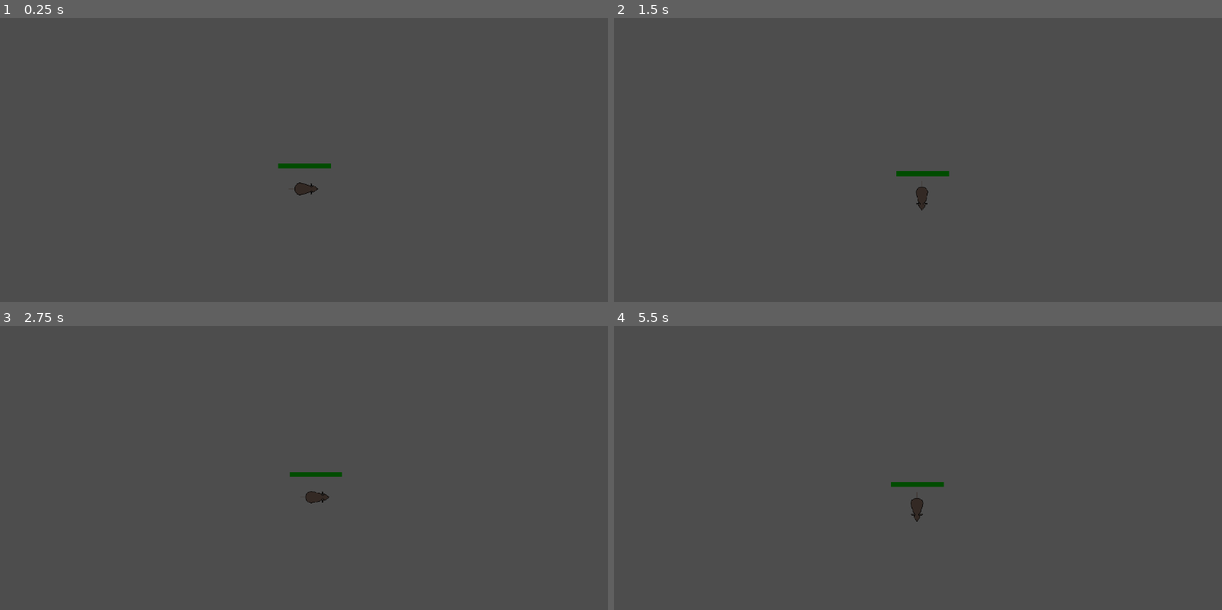
Above: before the commit, frames 1-4 (two rows, left to right).
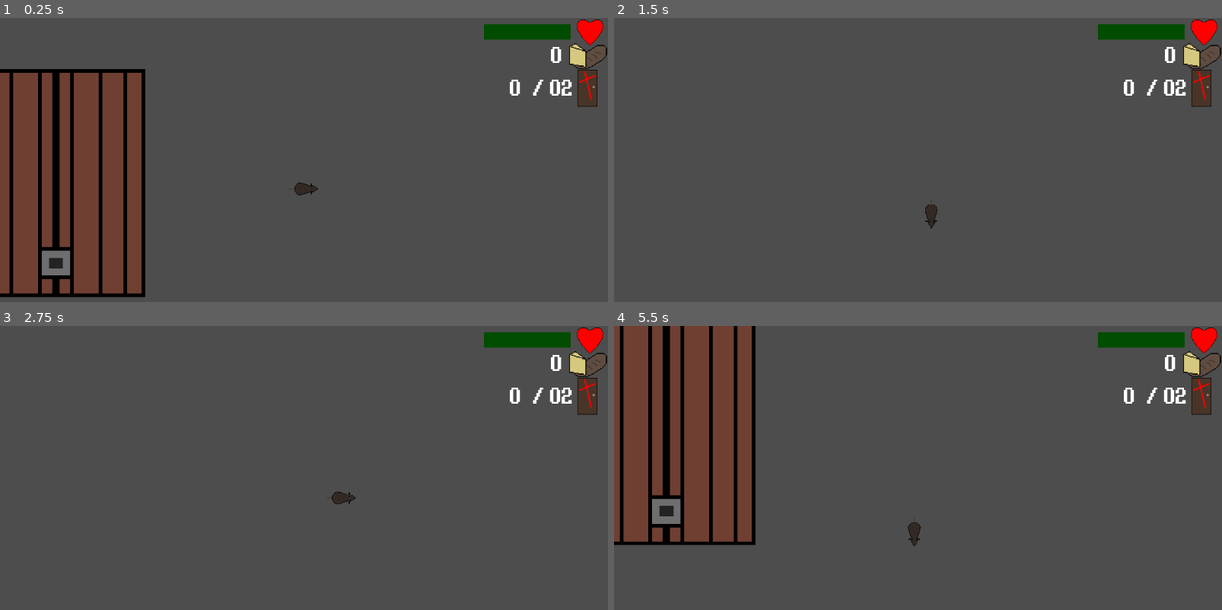
Above: after the commit, the same moments.

Repository: Ex-4/ludum-dare-56
Game: Godot game, scene res://Scenes/main_level.tscn
Two runs of this game, one before a commit and one after it. Both use one fixed random seed, a clock stepped at 60 frames per second and the inputs below. Before the commit the project starts from res://Scenes/Player.tscn.
Inputs:
- Up to frame 1 (0.25 s): no input
- Up to frame 2 (1.5 s): tap Enter at 0.5 s; hold D (move_right) 0.53-1.28 s; tap E (interact, bound only after the commit) at 0.6, 1.35 s; hold S (move_down) from 1.28 s (still down)
- Up to frame 3 (2.75 s): tap Space at 2 s; release S (move_down) at 2.03 s; hold D (move_right) from 2.03 s (still down); tap E (interact, bound only after the commit) at 2.1 s
- Up to frame 4 (5.5 s): release D (move_right) at 2.78 s; hold W (move_up) 2.78-3.53 s; tap E (interact, bound only after the commit) every 0.75 s from 2.85 to 5.1 s; tap Enter at 3.5 s; hold A (move_left) 3.53-5.03 s; hold S (move_down) from 5.03 s (still down)

The runs differ from the first frame. In frame 1, 21% of the frame differs, in the area x 0-100%, y 0-99%; in frame 2, 2.5%; in frame 3, 2.5%; in frame 4, 20%.

Commit message:
house, hud, interaction, inventory

Diff:
--- a/Scenes/Player.tscn
+++ b/Scenes/Player.tscn
@@ -1,50 +1,48 @@
-[gd_scene load_steps=6 format=3 uid="uid://dnhejpbf2qwv1"]
+[gd_scene load_steps=4 format=3 uid="uid://dnhejpbf2qwv1"]
 
 [ext_resource type="Script" path="res://Scripts/Player.gd" id="1_vgu8f"]
 [ext_resource type="Texture2D" uid="uid://jp2aqrix4w6x" path="res://Assets/Sprites/rata-1.png" id="2_3c0s7"]
 
-[sub_resource type="StyleBoxFlat" id="StyleBoxFlat_ccee7"]
-bg_color = Color(0.20868, 2.00043e-07, 2.40654e-08, 1)
-
-[sub_resource type="StyleBoxFlat" id="StyleBoxFlat_444o2"]
-bg_color = Color(0, 0.298039, 0, 1)
-
 [sub_resource type="CapsuleShape2D" id="CapsuleShape2D_n5uha"]
 radius = 32.5
-height = 138.0
+height = 153.333
 
 [node name="Player" type="CharacterBody2D" groups=["player"]]
 z_index = 1
+scale = Vector2(0.3, 0.3)
 collision_mask = 7
 script = ExtResource("1_vgu8f")
 
 [node name="Camera2D" type="Camera2D" parent="."]
 scale = Vector2(2.24, 2.24)
-zoom = Vector2(0.3, 0.3)
 position_smoothing_enabled = true
-
-[node name="HealthBar" type="ProgressBar" parent="."]
-offset_left = -163.0
-offset_top = -160.0
-offset_right = 170.0
-offset_bottom = -129.0
-theme_override_styles/background = SubResource("StyleBoxFlat_ccee7")
-theme_override_styles/fill = SubResource("StyleBoxFlat_444o2")
-value = 100.0
-show_percentage = false
 
 [node name="Sprite2D" type="Sprite2D" parent="."]
 texture_filter = 1
 texture = ExtResource("2_3c0s7")
 
+[node name="RayCast2D" type="RayCast2D" parent="Sprite2D"]
+unique_name_in_owner = true
+target_position = Vector2(173.333, 0)
+collision_mask = 2
+collide_with_areas = true
+
 [node name="CollisionShape2D" type="CollisionShape2D" parent="."]
-position = Vector2(8, 1)
+y_sort_enabled = true
+position = Vector2(13.3333, 0)
 rotation = 1.5708
 shape = SubResource("CapsuleShape2D_n5uha")
 
-[node name="lookPivot" type="Marker2D" parent="."]
-unique_name_in_owner = true
-position = Vector2(34, 0)
+[node name="InfectPrompt" type="Label" parent="."]
+z_index = 5
+y_sort_enabled = true
+texture_filter = 1
+offset_left = -293.333
+offset_top = 60.0
+offset_right = 295.667
+offset_bottom = 197.0
+theme_override_font_sizes/font_size = 100
+text = "E to Infect"
 
-[node name="RayCast2D" type="RayCast2D" parent="lookPivot"]
-target_position = Vector2(500, 0)
+[node name="ActionTimer" type="Timer" parent="."]
+wait_time = 3.0
--- /dev/null
+++ b/Scenes/house.tscn
@@ -0,0 +1,28 @@
+[gd_scene load_steps=5 format=3 uid="uid://ijmr6ummvu8a"]
+
+[ext_resource type="Script" path="res://house.gd" id="1_fc5e5"]
+[ext_resource type="Texture2D" uid="uid://cak03udu0jf1l" path="res://Assets/Sprites/house.png" id="1_h1er1"]
+[ext_resource type="Texture2D" uid="uid://bgqvx8equimfy" path="res://Assets/Sprites/house infected.png" id="3_fc003"]
+
+[sub_resource type="RectangleShape2D" id="RectangleShape2D_knmkd"]
+size = Vector2(154.667, 197.333)
+
+[node name="House" type="StaticBody2D"]
+z_index = 1
+y_sort_enabled = true
+scale = Vector2(1.5, 1.5)
+collision_layer = 2
+script = ExtResource("1_fc5e5")
+
+[node name="CollisionShape2D" type="CollisionShape2D" parent="."]
+scale = Vector2(1.5, 1.5)
+shape = SubResource("RectangleShape2D_knmkd")
+
+[node name="HouseSprite" type="Sprite2D" parent="."]
+texture_filter = 1
+scale = Vector2(1.5, 1.5)
+texture = ExtResource("1_h1er1")
+
+[node name="InfectedSprite" type="Sprite2D" parent="."]
+scale = Vector2(1.5, 1.5)
+texture = ExtResource("3_fc003")
--- /dev/null
+++ b/Scenes/hud.tscn
@@ -0,0 +1,92 @@
+[gd_scene load_steps=8 format=3 uid="uid://lc5glgte4gbf"]
+
+[ext_resource type="Script" path="res://Scripts/hud.gd" id="1_q06g3"]
+[ext_resource type="FontFile" uid="uid://bo6pw8nk0pcuh" path="res://Assets/Fonts/EightBitDragon-anqx.ttf" id="1_yu8ue"]
+[ext_resource type="Texture2D" uid="uid://b4a21l8p123f2" path="res://Assets/Sprites/heart.png" id="3_0t5ql"]
+[ext_resource type="Texture2D" uid="uid://bxh3gl0mvuxvw" path="res://Assets/Sprites/food.png" id="4_shi78"]
+[ext_resource type="Texture2D" uid="uid://doqm46jvfyyp2" path="res://Assets/Sprites/marked door.png" id="5_iutxx"]
+
+[sub_resource type="StyleBoxFlat" id="StyleBoxFlat_wardk"]
+bg_color = Color(0.20868, 2.00043e-07, 2.40654e-08, 1)
+
+[sub_resource type="StyleBoxFlat" id="StyleBoxFlat_wgash"]
+bg_color = Color(0, 0.298039, 0, 1)
+
+[node name="HUD" type="CanvasLayer"]
+script = ExtResource("1_q06g3")
+
+[node name="FoodScore" type="Label" parent="."]
+texture_filter = 1
+anchors_preset = 1
+anchor_left = 1.0
+anchor_right = 1.0
+offset_left = -119.0
+offset_top = 40.0
+offset_right = -74.0
+offset_bottom = 105.0
+grow_horizontal = 0
+theme_override_fonts/font = ExtResource("1_yu8ue")
+theme_override_font_sizes/font_size = 32
+text = "0
+"
+horizontal_alignment = 1
+vertical_alignment = 1
+
+[node name="HouseScore" type="Label" parent="."]
+texture_filter = 1
+anchors_preset = 1
+anchor_left = 1.0
+anchor_right = 1.0
+offset_left = -197.0
+offset_top = 102.0
+offset_right = -152.0
+offset_bottom = 167.0
+grow_horizontal = 0
+theme_override_fonts/font = ExtResource("1_yu8ue")
+theme_override_font_sizes/font_size = 32
+text = "0
+"
+horizontal_alignment = 1
+vertical_alignment = 1
+
+[node name="TotalHouses" type="Label" parent="."]
+texture_filter = 1
+anchors_preset = 1
+anchor_left = 1.0
+anchor_right = 1.0
+offset_left = -148.0
+offset_top = 102.0
+offset_right = -58.0
+offset_bottom = 167.0
+grow_horizontal = 0
+theme_override_fonts/font = ExtResource("1_yu8ue")
+theme_override_font_sizes/font_size = 32
+text = "/ 02
+"
+horizontal_alignment = 1
+vertical_alignment = 1
+
+[node name="HealthBar" type="ProgressBar" parent="."]
+offset_left = 917.0
+offset_top = 12.0
+offset_right = 1081.0
+offset_bottom = 41.0
+theme_override_styles/background = SubResource("StyleBoxFlat_wardk")
+theme_override_styles/fill = SubResource("StyleBoxFlat_wgash")
+value = 100.0
+show_percentage = false
+
+[node name="Heart" type="Sprite2D" parent="."]
+position = Vector2(1118, 27)
+scale = Vector2(0.28125, 0.28125)
+texture = ExtResource("3_0t5ql")
+
+[node name="Food" type="Sprite2D" parent="."]
+position = Vector2(1111, 74)
+scale = Vector2(0.539063, 0.539063)
+texture = ExtResource("4_shi78")
+
+[node name="MarkedDoor" type="Sprite2D" parent="."]
+position = Vector2(1113, 131)
+scale = Vector2(0.395833, 0.395833)
+texture = ExtResource("5_iutxx")
--- /dev/null
+++ b/Scenes/main_level.tscn
@@ -0,0 +1,17 @@
+[gd_scene load_steps=4 format=3 uid="uid://c5pe45hnq76wg"]
+
+[ext_resource type="PackedScene" uid="uid://ijmr6ummvu8a" path="res://Scenes/house.tscn" id="1_8hrm1"]
+[ext_resource type="PackedScene" uid="uid://dnhejpbf2qwv1" path="res://Scenes/Player.tscn" id="2_2rctd"]
+[ext_resource type="PackedScene" uid="uid://lc5glgte4gbf" path="res://Scenes/hud.tscn" id="3_minkm"]
+
+[node name="MainLevel" type="Node2D"]
+
+[node name="House" parent="." instance=ExtResource("1_8hrm1")]
+position = Vector2(106, 133)
+
+[node name="Player" parent="." instance=ExtResource("2_2rctd")]
+unique_name_in_owner = true
+position = Vector2(576, 144)
+
+[node name="HUD" parent="." instance=ExtResource("3_minkm")]
+unique_name_in_owner = true
--- a/Scripts/Player.gd
+++ b/Scripts/Player.gd
@@ -2,21 +2,26 @@
 
 #signal health_depleted
 
-var last_direction
 var health = 5.0
-var direction
+var food = 0
 
 func _ready():
 	pass
-	#$HealthBar.set_max(health)
+	$InfectPrompt.hide()
+	%HUD.set_health(health)
 
 func _process(delta):
 	pass
-	#if last_direction:
-		#$Sprite2D.rotation = last_direction
+	if %RayCast2D.is_colliding() && %RayCast2D.get_collision_mask_value(2) && %RayCast2D.get_collider().infected == false:
+		$InfectPrompt.show()
+		if Input.is_action_just_pressed("interact"):
+			var obj = %RayCast2D.get_collider()
+			obj.perform_action()
+	else:
+		$InfectPrompt.hide()
 
 func _physics_process(delta):
-	direction = Input.get_vector("move_left", "move_right",
+	var direction = Input.get_vector("move_left", "move_right",
 	"move_up", "move_down") #wasd
 
 	#	rotating the player sprite when moving
@@ -38,6 +43,9 @@
 
 func take_damage():
 	health-=1
-	$HealthBar.value = health
+	%HUD.update_health(health)
 	if health <= 0:
 		pass
+
+func update_food(num):
+	food += num
--- /dev/null
+++ b/Scripts/hud.gd
@@ -0,0 +1,17 @@
+extends CanvasLayer
+
+func update_house():
+	var score = int($HouseScore.text)
+	score += 1
+	$HouseScore.text = str(score)
+
+func update_food(num):
+	var score = int($FoodScore.text)
+	score += num
+	$FoodScore.text = str(score)
+
+func update_health(num):
+	$HealthBar.value = num
+
+func set_health(num):
+	$HealthBar.set_max(num)
--- /dev/null
+++ b/Scripts/interactable.gd
@@ -0,0 +1,8 @@
+class_name interactable extends Node
+
+
+func perform_action():
+	action()
+
+func action():
+	print_debug("house")
--- /dev/null
+++ b/house.gd
@@ -0,0 +1,17 @@
+extends interactable
+
+var food = 50
+var infected = false
+
+func _ready():
+	$InfectedSprite.hide()
+
+func action():
+	infected = true
+	$HouseSprite.hide()
+	$InfectedSprite.show()
+
+	%HUD.update_house()
+	%HUD.update_food(food)
+	%Player.update_food(food)
+	%Player.take_damage()
--- a/project.godot
+++ b/project.godot
@@ -11,7 +11,7 @@
 [application]
 
 config/name="Ludum Dare 56"
-run/main_scene="res://Scenes/Player.tscn"
+run/main_scene="res://Scenes/main_level.tscn"
 config/features=PackedStringArray("4.3", "Forward Plus")
 config/icon="res://icon.svg"
 
@@ -37,3 +37,8 @@
 "events": [Object(InputEventKey,"resource_local_to_scene":false,"resource_name":"","device":-1,"window_id":0,"alt_press …(192 unchanged characters)…
 ]
 }
+interact={
+"deadzone": 0.5,
+"events": [Object(InputEventKey,"resource_local_to_scene":false,"resource_name":"","device":-1,"window_id":0,"alt_pressed":false,"shift_pressed":false,"ctrl_pressed":false,"meta_pressed":false,"pressed":false,"keycode":0,"physical_keycode":69,"key_label":0,"unicode":101,"location":0,"echo":false,"script":null)
+]
+}
Binary file added: Assets/Fonts/EightBitDragon-anqx.ttf
Not shown, added: Assets/Fonts/EightBitDragon-anqx.ttf.import
Binary file added: Assets/Sprites/cat.png
Not shown, added: Assets/Sprites/cat.png.import
Binary file added: Assets/Sprites/doctor.png
Not shown, added: Assets/Sprites/doctor.png.import
Binary file added: Assets/Sprites/food.png
Not shown, added: Assets/Sprites/food.png.import
Binary file added: Assets/Sprites/heart.png
Not shown, added: Assets/Sprites/heart.png.import
Binary file added: Assets/Sprites/house infected.png
Not shown, added: Assets/Sprites/house infected.png.import
(and 11 more such lines)
